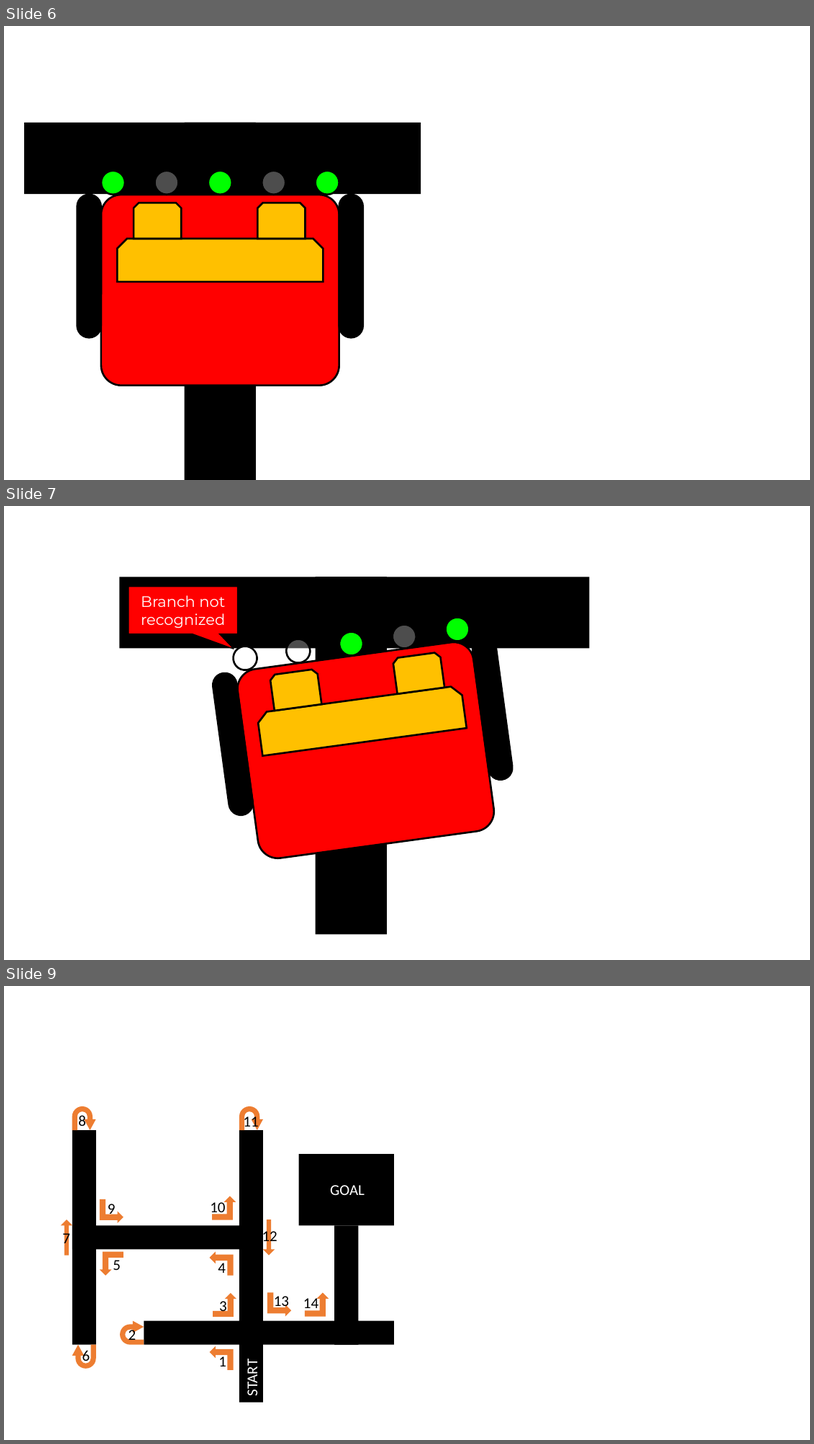
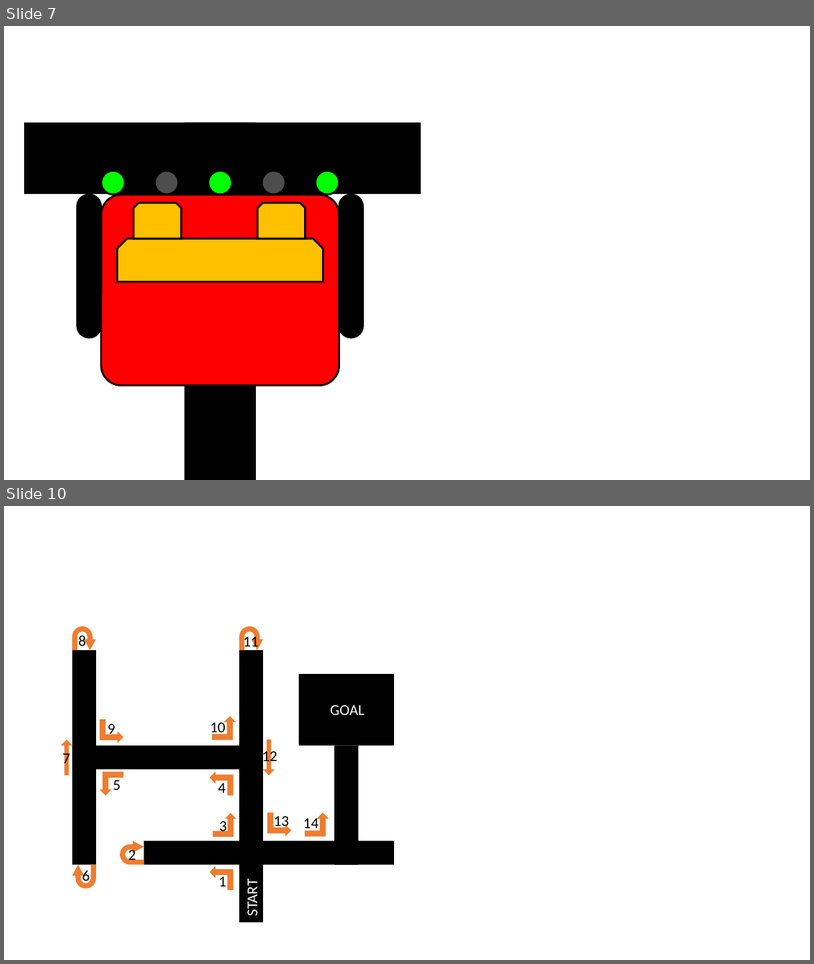
Before and after one commit to bernardomig/maschinenrata, a slide deck: report/lol.pptx. Shown one above the other, each under a label of ours: slides 6, 7 and 9 before the commit, slides 7 and 10 after it; the slides between them are not shown. The pictures are 814x1444 and 814x964 pixels, drawn with LibreOffice and Linux fonts; fonts in the diff are those of the drawing. Boxes give left, top, right and bottom in pixels: in the first picture for what was removed or moved away, otherwise in the second. Text is boxed around its words. In the diff, an @@ line names an element or a change of style, - is before the commit and + after.

```diff
--- a/report/lol.pptx
+++ b/report/lol.pptx
@@ slide 7 removed at bbox=[4, 506, 810, 960], background #FFFFFF @@
@@ group removed at bbox=[119, 577, 590, 934]: 5 ellipses, 3 rectangles, 3 rounded rectangles, 3 snip same rects, 1 speech box @@
-Branch not recognized
@@ what was slide 6 is now slide 7 @@
@@ what was slide 9 is now slide 10 @@
```
Also in this commit, not shown: 1 slide changed, 4 slides added, 2 other slides removed, 13 other files.
